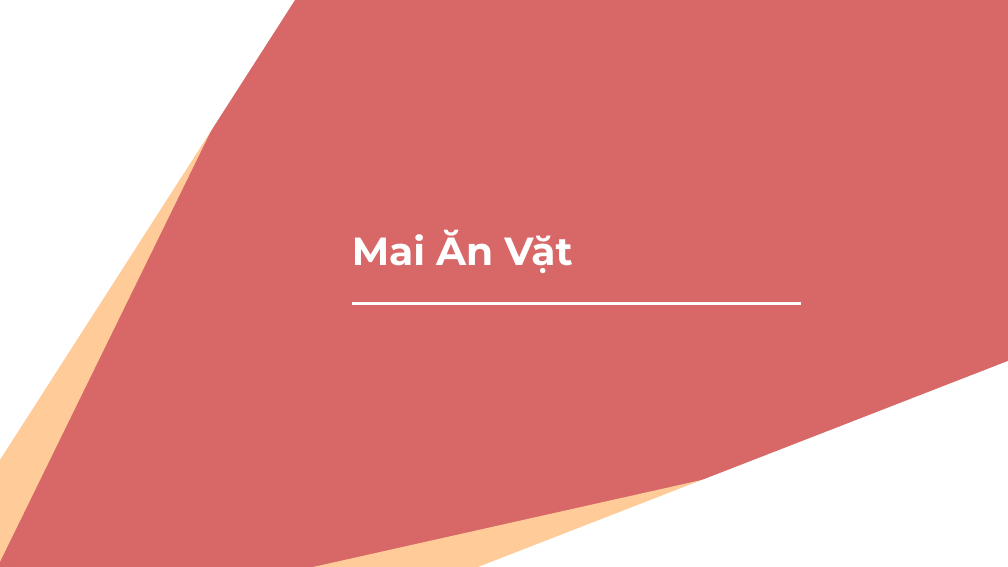
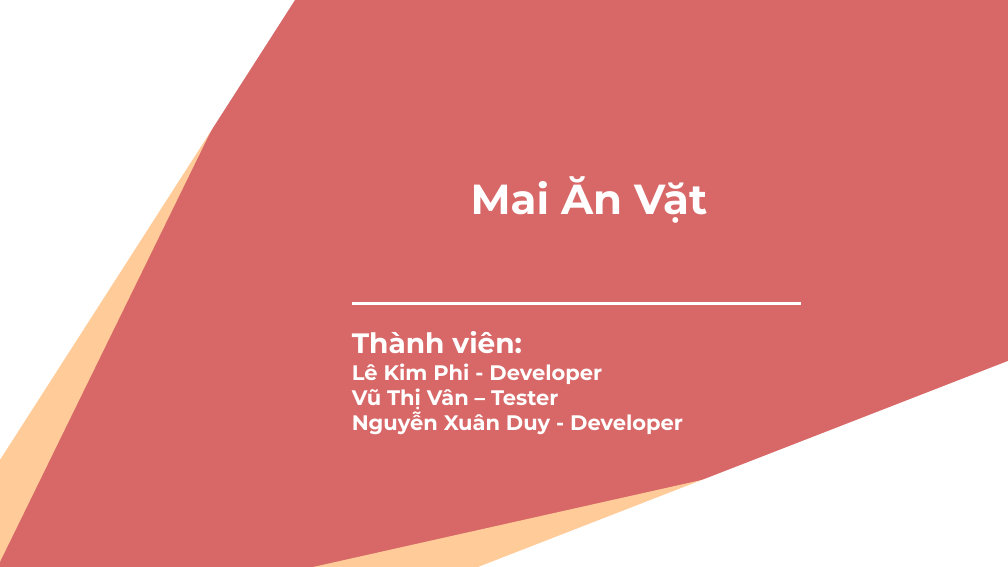
Before and after one commit to nccasia/codewar3, a slide deck: slide 1 of Document/Maianvat-Van.pptx. Drawn at 1008x567 pixels with LibreOffice and Linux fonts; fonts in the diff are those of the drawing. Boxes give left, top, right and bottom in pixels: in the first picture for what was removed or moved away, otherwise in the second. Text is boxed around its words. In the diff, an @@ line names an element or a change of style, - is before the commit and + after.

```diff
--- a/Document/Maianvat-Van.pptx
+++ b/Document/Maianvat-Van.pptx
@@ title "Mai Ăn Vặt" at [471,176,707,223]: size 28 to 30 pt; alignment left to centre @@
@@ text added at [352,331,683,434], 15 pt, text #FFFFFF, bold @@
+Thành viên:
+Lê Kim Phi - Developer
+Vũ Thị Vân – Tester
+Nguyễn Xuân Duy - Developer
```
Also in this commit, not shown: 2 other slides changed, 8 other files.
